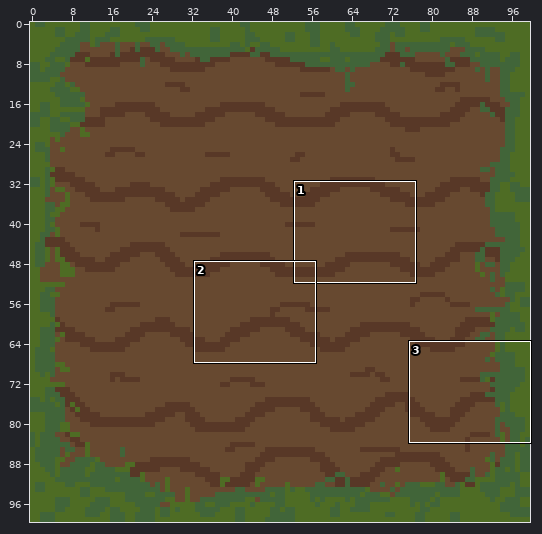
Edited in one commit: sprite sheet (assets/images/backgrounds/rain.png). The first picture is a wide view before the edit; the outline marks the close-up.
Close-up. The starting point:
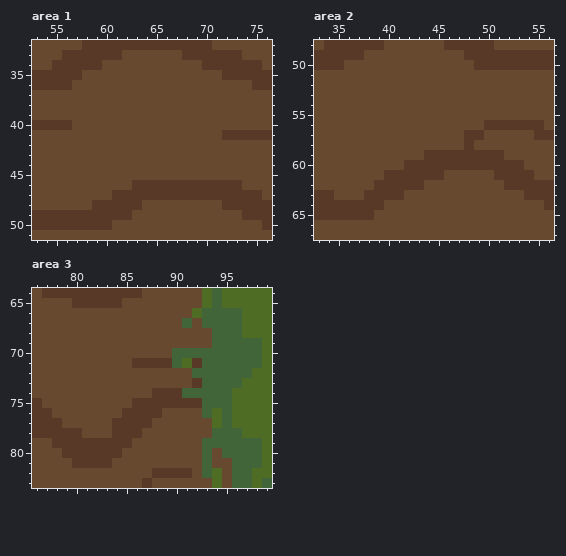
The file is 100x100 pixels. Shown: area 1: x 53..76, y 32..51; area 2: x 33..56, y 48..67; area 3: x 76..99, y 64..83. The commit also changed other parts of the picture, which this record leaves out.
Once edited:
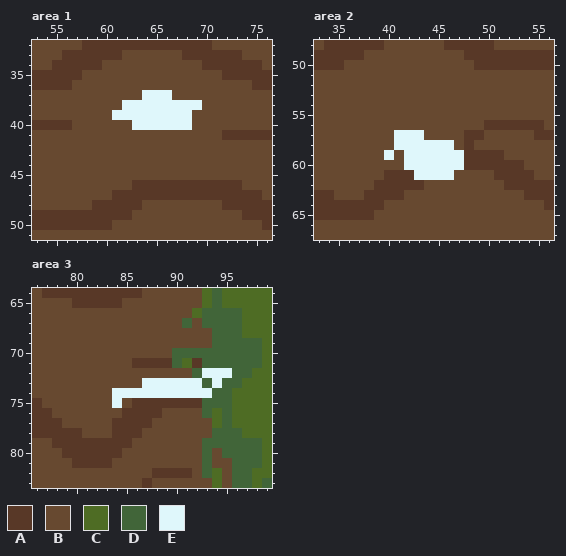
Palette (. is transparent): A #583827  B #674930  C #4e6c24  D #416539  E #dff7fb
What changed:
Area 1:
y 37: x 64..66 BBB -> EEE
y 38: x 62..69 BBBBBBBB -> EEEEEEEE
y 39: x 61..68 BBBBBBBB -> EEEEEEEE
y 40: x 63..68 BBBBBB -> EEEEEE
Area 2:
y 57: x 41..43 BBB -> EEE
y 58: x 41..46 BBBBBB -> EEEEEE
y 59: x 40 B -> E; x 42..47 BBAAAA -> EEEEEE
y 60: x 42..47 AAAAAA -> EEEEEE
y 61: x 43..46 AAAB -> EEEE
Area 3:
y 72: x 93..95 DDD -> EEE
y 73: x 87..92 BBBBBA -> EEEEEE; x 94 D -> E
y 74: x 84..93 BBBBAAADDD -> EEEEEEEEEE
y 75: x 84 B -> E
